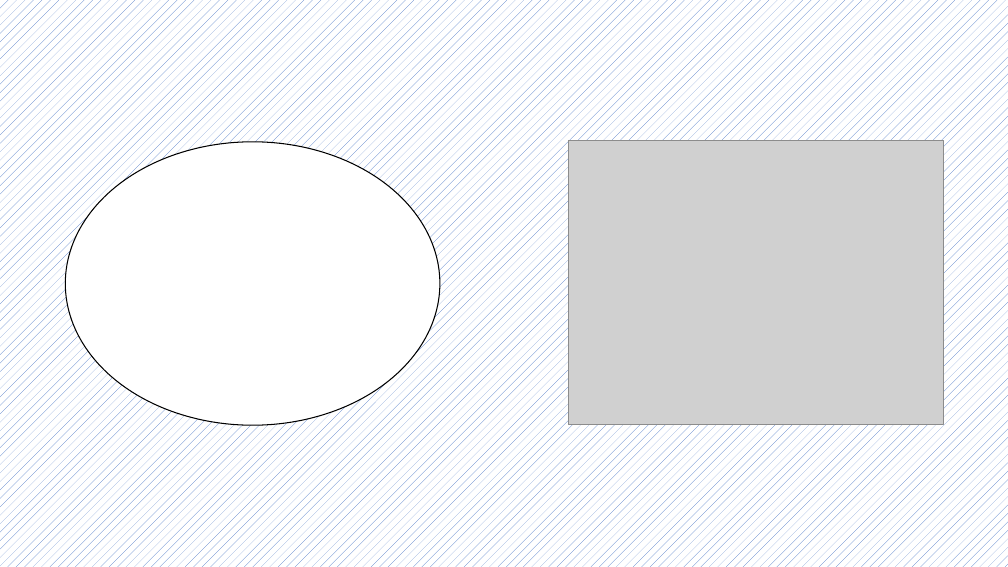
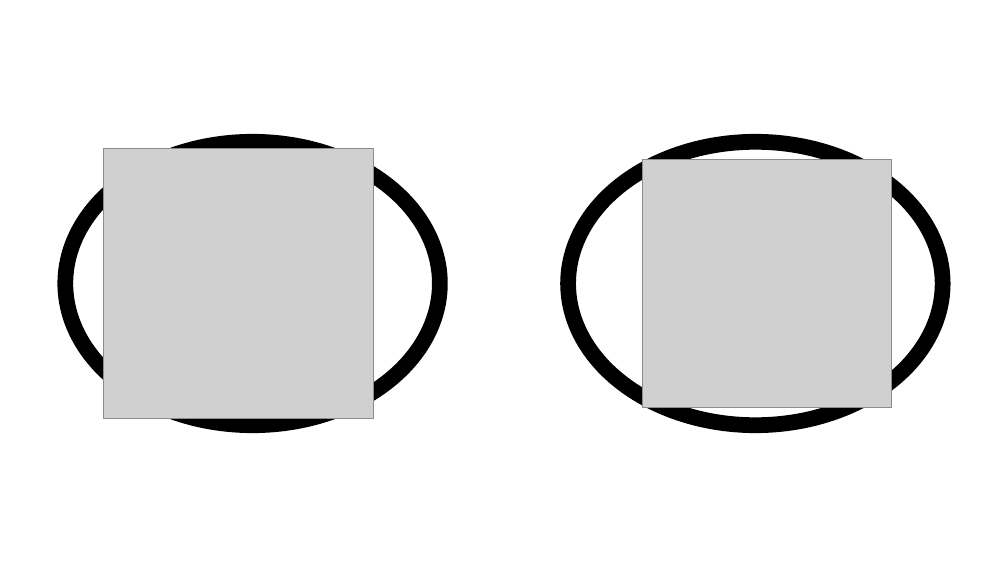
Before and after one commit to SimonRockhold/StrokeRehabRobotCapstone, a slide deck: slide 8 of Experiments/OLED_Screen/doc/screen_deck.pptx (slide 14 before the commit). Drawn at 1008x567 pixels with LibreOffice and Linux fonts; fonts in the diff are those of the drawing; grey boxes stand for pictures. Boxes give left, top, right and bottom in pixels: in the first picture for what was removed or moved away, otherwise in the second. Text is boxed around its words. In the diff, an @@ line names an element or a change of style, - is before the commit and + after.

```diff
--- a/Experiments/OLED_Screen/doc/screen_deck.pptx
+++ b/Experiments/OLED_Screen/doc/screen_deck.pptx
@@ background pattern #4472C4 on #FFFFFF to #FFFFFF @@
@@ ellipse at (65,142,439,426): fill #FFFFFF to #FFFFFF at 39% opacity; outline #000000 1 pt to #000000 15 pt @@
@@ picture added at (104,149,374,419) @@
@@ ellipse added at (568,142,942,426), fill #FFFFFF at 39% opacity, outline #000000 15 pt @@
@@ picture: place and size @@
-picture at (568,141,944,425)
+picture at (643,160,892,408)
```
Also in this commit, not shown: 5 other slides changed, 4 slides added, 1 slide removed.
